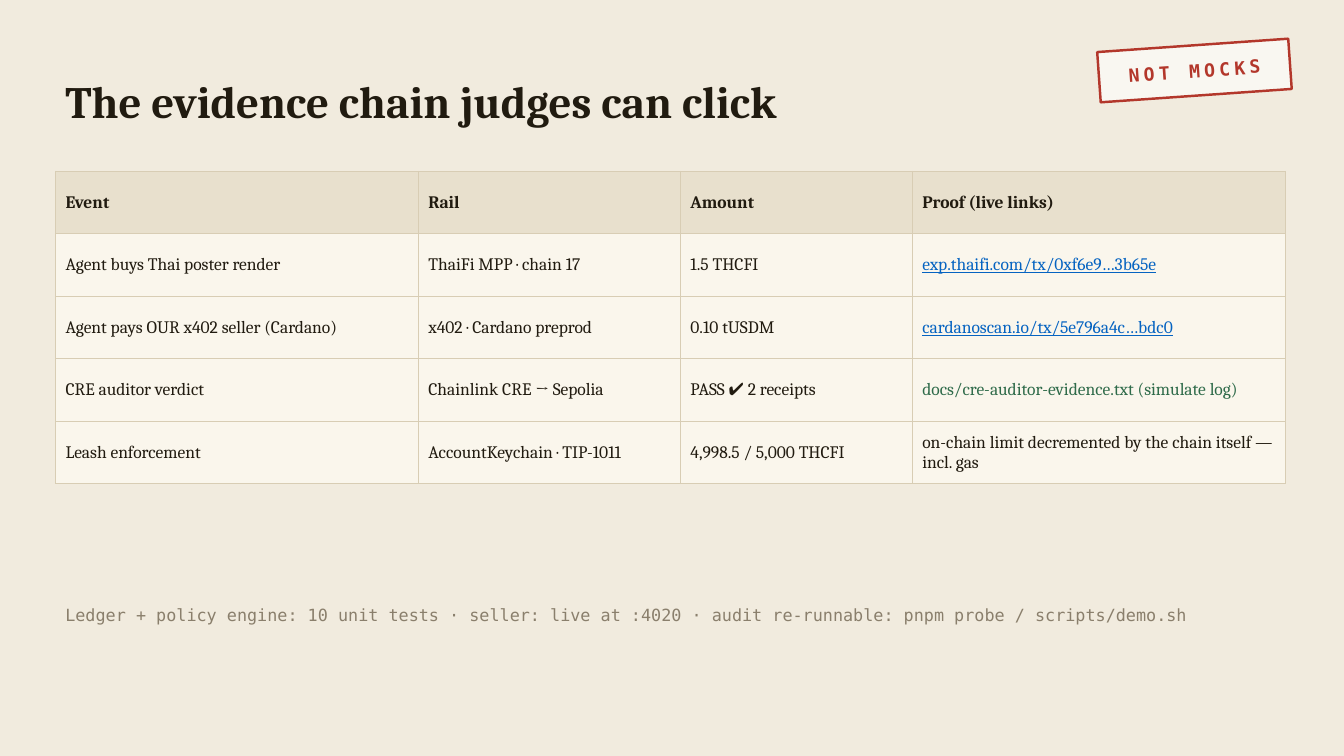
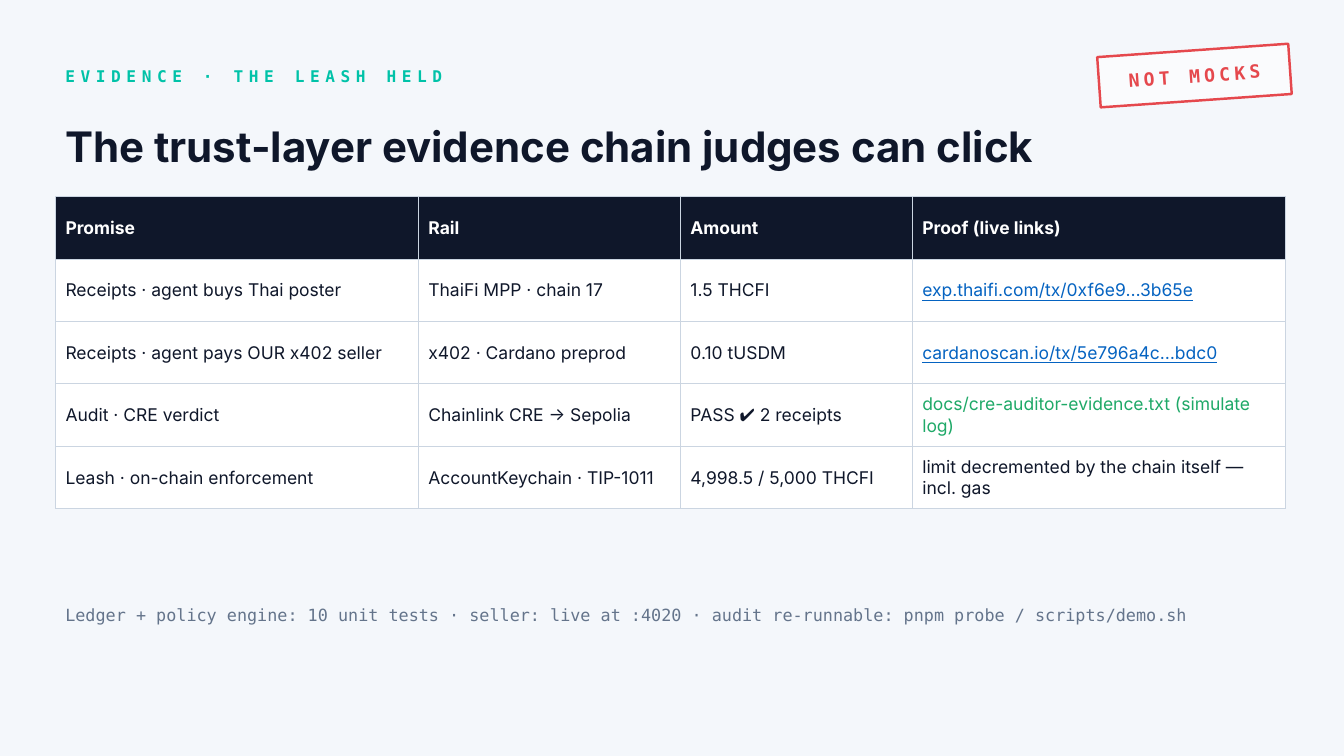
Before and after one commit to Poom5741/leashed-agent, a slide deck: slide 6 of docs/slides/leashed-agent-slides.pptx. Drawn at 1344x756 pixels with LibreOffice and Linux fonts; fonts in the diff are those of the drawing. Boxes give left, top, right and bottom in pixels: in the first picture for what was removed or moved away, otherwise in the second. Text is boxed around its words. In the diff, an @@ line names an element or a change of style, - is before the commit and + after.

Commit message:
M14: redesign — Trust Layer positioning + fintech SPA + reframed deck
Frontend (apps/web-agents):
- New design system in styles.css: deep navy + electric teal palette,
  fintech card-grid layout, semantic tokens (--accent, --ok, --warn,
  --danger, --muted, --shadow-*, --r-*)
- App shell reworked — sidebar nav (Agents, Services) with brand mark
  + tagline + responsive collapse to top-bar on mobile
- AgentsListPage: hero strip with TRUST LAYER · v2 eyebrow + headline +
  paragraph + 4 trust-pill chips; card grid retains Revoke button
- PassbookPage: hero strip with lease-state headline + meta-grid
  (status, leaseState, spending cap, created) + trust-layer audit panel
- ServicesPage: marketplace hero + search input + filtered table
- All three pages typecheck + build clean (45 modules, 9.83 kB CSS,
  273 kB JS)
- In-app browser click test confirms /agents, /agents/0xaa, /services
  render correctly with the new palette

Slides (docs/slides):
- Reframed all 9 slides around Trust Layer for AI Agents positioning
- New palette matches SPA: DARK=#0B1A2F, ACCENT=#00C2A8, INK=#0F172A
- Cover: LEASHED AGENT PLATFORM headline + TRUST LAYER FOR AI AGENTS
  eyebrow + One leash, every payment, independently checked. tagline
- Slide 2: AI agents already spend money. Nobody is holding the leash.
  reframed under POSITIONING · TRUST LAYER FOR AI AGENTS eyebrow
- Slide 3: The Four Pieces — Leash · Receipts · Audit · Funding with
  electric-teal accent on the load-bearing pillars
- Slide 5 (live evidence): broken out per trust-layer promise
- Slide 6 (evidence table): columns relabeled as Promise / Rail /
- Slide 7 (track map): each track relabeled to serve the trust layer
- Slide 8 (rubric): TRUST LAYER SCORES ON ALL FIVE eyebrow
- Slide 9 (closing): The trust layer for AI agents. CTA
- PPTX rebuilt (2.4 MB, leashed-agent-slides.pptx)

```diff
--- a/docs/slides/leashed-agent-slides.pptx
+++ b/docs/slides/leashed-agent-slides.pptx
@@ background #F1EBDE to #F4F7FB @@
@@ rectangle "NOT MOCKS": place and size @@
-rectangle "NOT MOCKS" at (1097,39,1292,102)
+rectangle "NOT MOCKS" at (1097,44,1292,107)
@@ rectangle "NOT MOCKS" at (1097,44,1292,107): text colour #B3372B to #E5484D; outline #B3372B 1.75 pt to #E5484D 1.75 pt @@
@@ text added at (65,70,443,83), 11.5 pt, text #00C2A8, bold @@
+EVIDENCE · THE LEASH HELD
@@ text at (65,130,1033,171): text changed; size 32 to 30 pt; font Cambria to Inter; text colour #211B10 to #0F172A @@
-The evidence chain judges can click
+The trust-layer evidence chain judges can click
@@ table at (55,197,1286,502) @@
-row 1, column 1: Event
+row 1, column 1: Promise
-row 2, column 1: Agent buys Thai poster render
+row 2, column 1: Receipts · agent buys Thai poster
-row 3, column 1: Agent pays OUR x402 seller (Cardano)
+row 3, column 1: Receipts · agent pays OUR x402 seller
-row 4, column 1: CRE auditor verdict
+row 4, column 1: Audit · CRE verdict
-row 5, column 1: Leash enforcement
+row 5, column 1: Leash · on-chain enforcement
-row 5, column 4: on-chain limit decremented by the chain itself — incl. gas
+row 5, column 4: limit decremented by the chain itself — incl. gas
@@ fill #E8E0CD to #0F172A in row 1 @@
@@ fill #FAF6EC to #FFFFFF in 16 cells @@
@@ font Cambria to Inter in "Rail", "Amount", "Proof (live links)", "ThaiFi MPP · chain 17" and 10 more places @@
@@ text colour #211B10 to #FFFFFF in "Rail", "Amount", "Proof (live links)" @@
@@ text colour #211B10 to #0F172A in "ThaiFi MPP · chain 17", "1.5 THCFI", "x402 · Cardano preprod", "0.10 tUSDM" and 4 more places @@
@@ text colour #2F6B4A to #1FA968 in "docs/cre-auditor-evidence.txt (simulate log)" @@
@@ borders changed @@
@@ table: place and size @@
-table at (55,171,1286,476)
+table at (55,197,1286,502)
@@ text "Ledger + policy engine: 10 ..." at (65,608,1187,625): text colour #8A7F6C to #64748B @@
```
Also in this commit, not shown: 7 other slides changed, 1 slide added, 1 slide removed, 6 other files.
